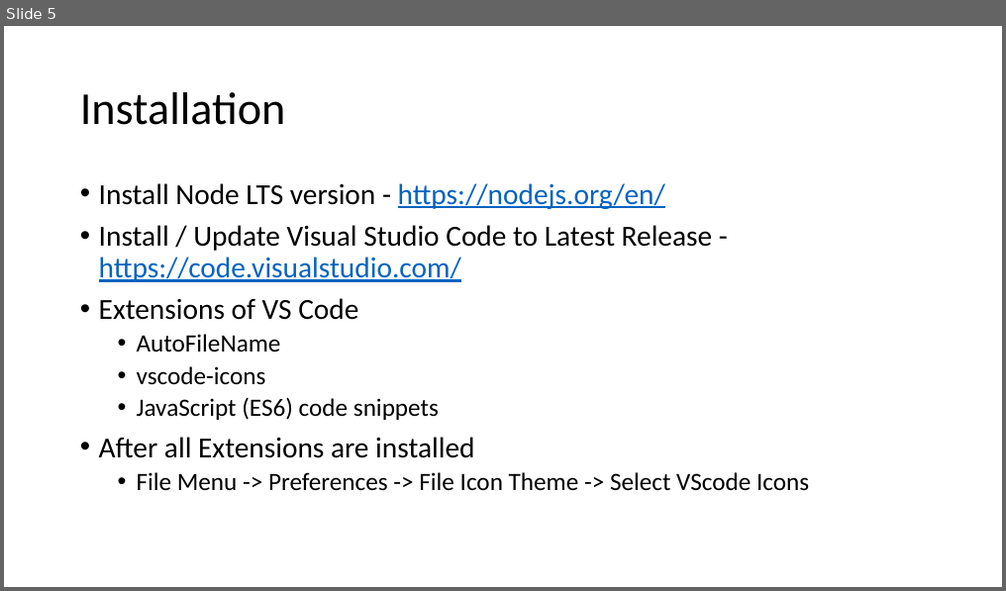
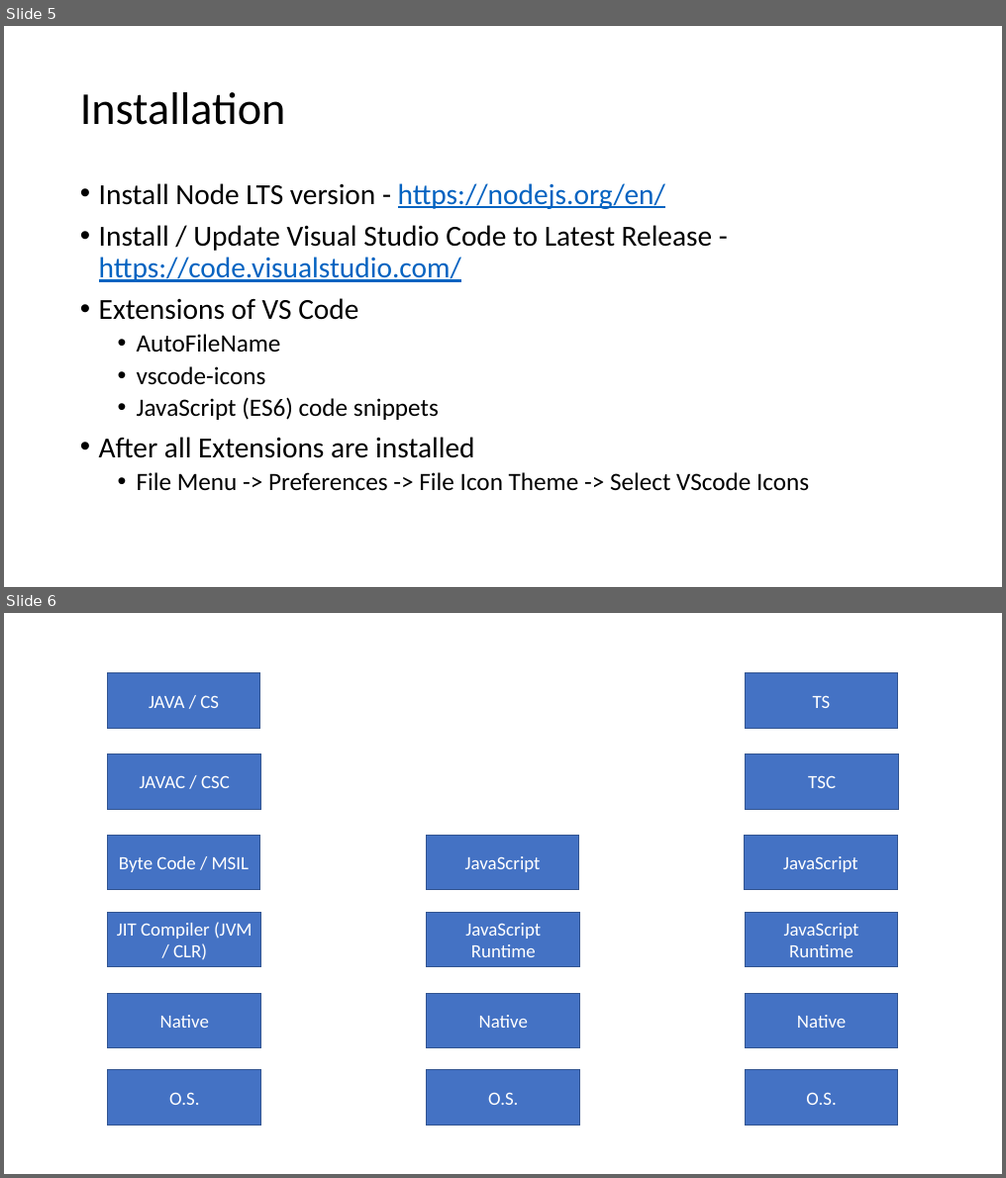
Before and after one commit to manishvbn/TypeScript_Jun22, a slide deck: Notes/TypeScript.pptx. Shown one above the other, each under a label of ours: slide 5 before the commit, slides 5 and 6 after it. The pictures are 1006x591 and 1006x1178 pixels, drawn with LibreOffice and Linux fonts; fonts in the diff are those of the drawing. Boxes give left, top, right and bottom in pixels: in the first picture for what was removed or moved away, otherwise in the second. Text is boxed around its words. In the diff, an @@ line names an element or a change of style, - is before the commit and + after.

```diff
--- a/Notes/TypeScript.pptx
+++ b/Notes/TypeScript.pptx
@@ slide 6 added at [4, 613, 1002, 1174], background #FFFFFF @@
@@ rectangle added at [107, 673, 260, 728], fill #4472C4, outline #325491 1 pt, 18 pt, text #FFFFFF @@
+JAVA / CS
@@ rectangle added at [746, 673, 899, 728], fill #4472C4, outline #325491 1 pt, 18 pt, text #FFFFFF @@
+TS
@@ rectangle added at [108, 755, 261, 809], fill #4472C4, outline #325491 1 pt, 18 pt, text #FFFFFF @@
+JAVAC / CSC
@@ rectangle added at [746, 755, 899, 809], fill #4472C4, outline #325491 1 pt, 18 pt, text #FFFFFF @@
+TSC
@@ rectangle added at [107, 836, 260, 890], fill #4472C4, outline #325491 1 pt, 18 pt, text #FFFFFF @@
+Byte Code / MSIL
@@ rectangle added at [426, 836, 580, 890], fill #4472C4, outline #325491 1 pt, 18 pt, text #FFFFFF @@
+JavaScript
@@ rectangle added at [745, 836, 898, 890], fill #4472C4, outline #325491 1 pt, 18 pt, text #FFFFFF @@
+JavaScript
@@ rectangle added at [108, 912, 261, 967], fill #4472C4, outline #325491 1 pt, 18 pt, text #FFFFFF @@
+JIT Compiler (JVM / CLR)
@@ rectangle added at [427, 912, 580, 967], fill #4472C4, outline #325491 1 pt, 18 pt, text #FFFFFF @@
+JavaScript Runtime
@@ rectangle added at [746, 912, 899, 967], fill #4472C4, outline #325491 1 pt, 18 pt, text #FFFFFF @@
+JavaScript Runtime
@@ rectangle added at [108, 993, 261, 1048], fill #4472C4, outline #325491 1 pt, 18 pt, text #FFFFFF @@
+Native
@@ rectangle added at [427, 993, 580, 1048], fill #4472C4, outline #325491 1 pt, 18 pt, text #FFFFFF @@
+Native
@@ rectangle added at [746, 993, 899, 1048], fill #4472C4, outline #325491 1 pt, 18 pt, text #FFFFFF @@
+Native
@@ rectangle added at [108, 1070, 261, 1125], fill #4472C4, outline #325491 1 pt, 18 pt, text #FFFFFF @@
+O.S.
@@ rectangle added at [427, 1070, 580, 1125], fill #4472C4, outline #325491 1 pt, 18 pt, text #FFFFFF @@
+O.S.
@@ rectangle added at [746, 1070, 899, 1125], fill #4472C4, outline #325491 1 pt, 18 pt, text #FFFFFF @@
+O.S.
```
Also in this commit, not shown: 25 other slides added.
